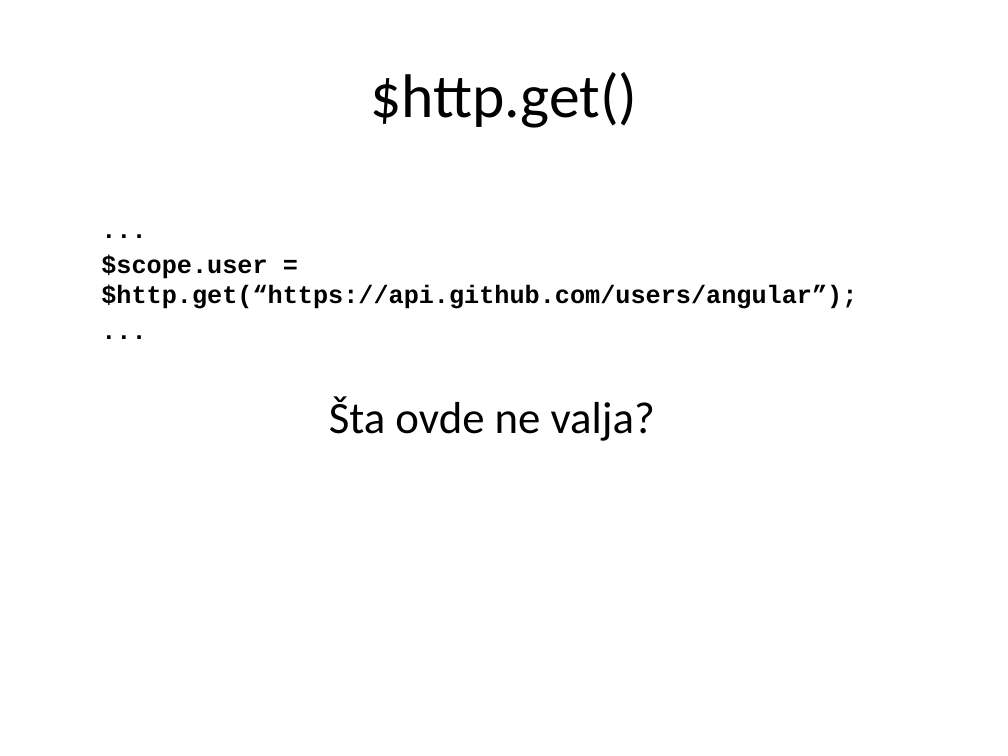
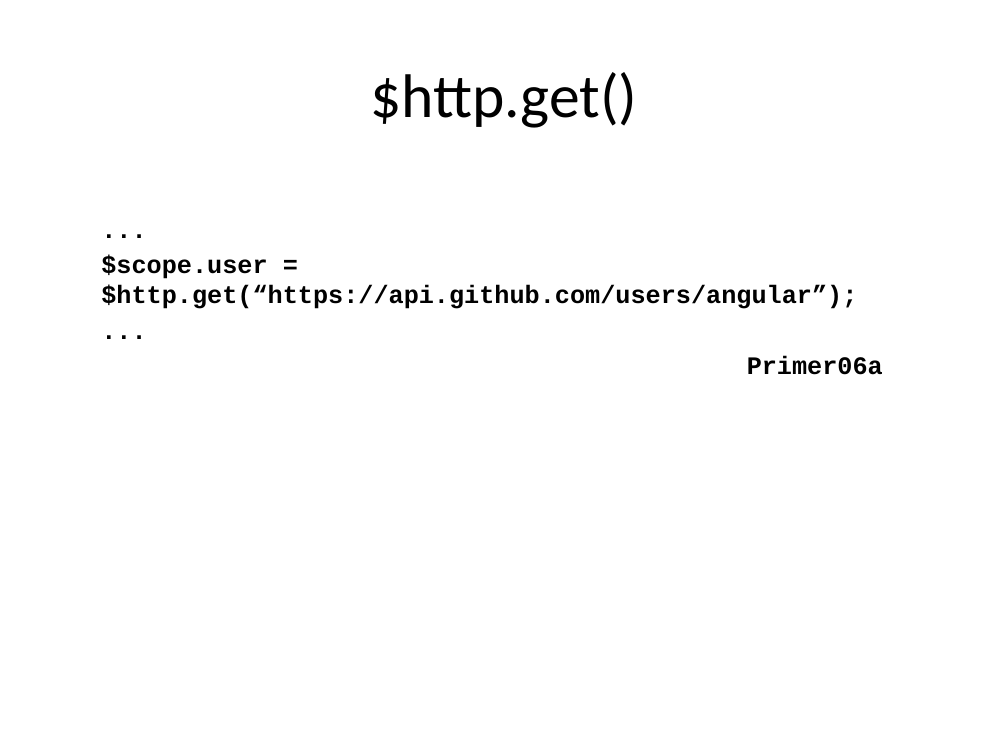
Before and after one commit to XWS2016/AngularJS, a slide deck: slide 16 of 01_Kontroleri/AngularJS_02_kontroleri.pptx. Drawn at 1008x756 pixels with LibreOffice and Linux fonts; fonts in the diff are those of the drawing. Boxes give left, top, right and bottom in pixels: in the first picture for what was removed or moved away, otherwise in the second. Text is boxed around its words. In the diff, an @@ line names an element or a change of style, - is before the commit and + after.

```diff
--- a/01_Kontroleri/AngularJS_02_kontroleri.pptx
+++ b/01_Kontroleri/AngularJS_02_kontroleri.pptx
@@ text at (747, 356, 883, 375): text changed; size 32 to 18 pt; font Calibri to Courier New; bold on @@
-Šta ovde ne valja?
+Primer06a
```
Also in this commit, not shown: 8 other slides changed, 3 slides added, 47 other files.
